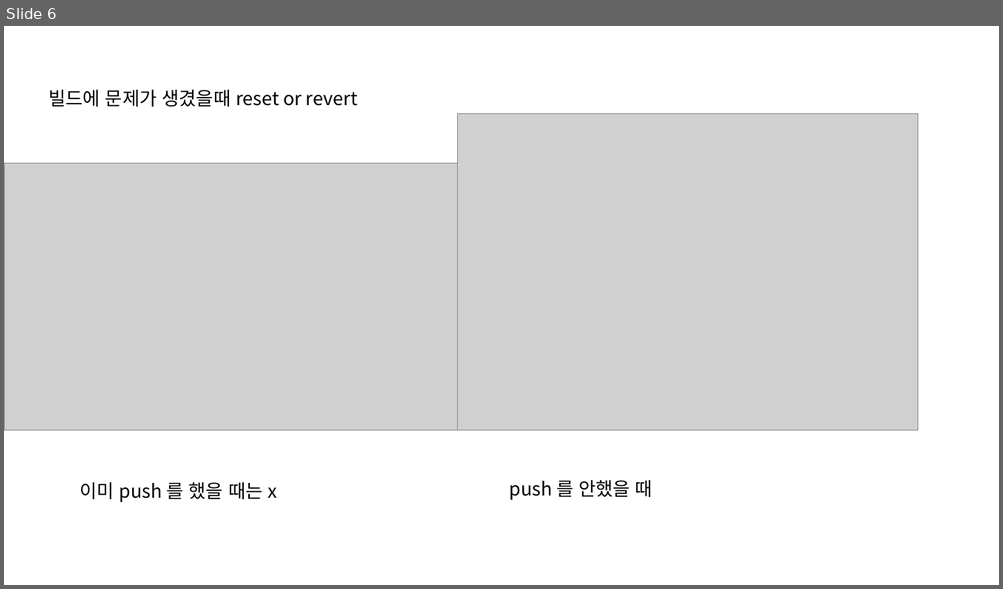
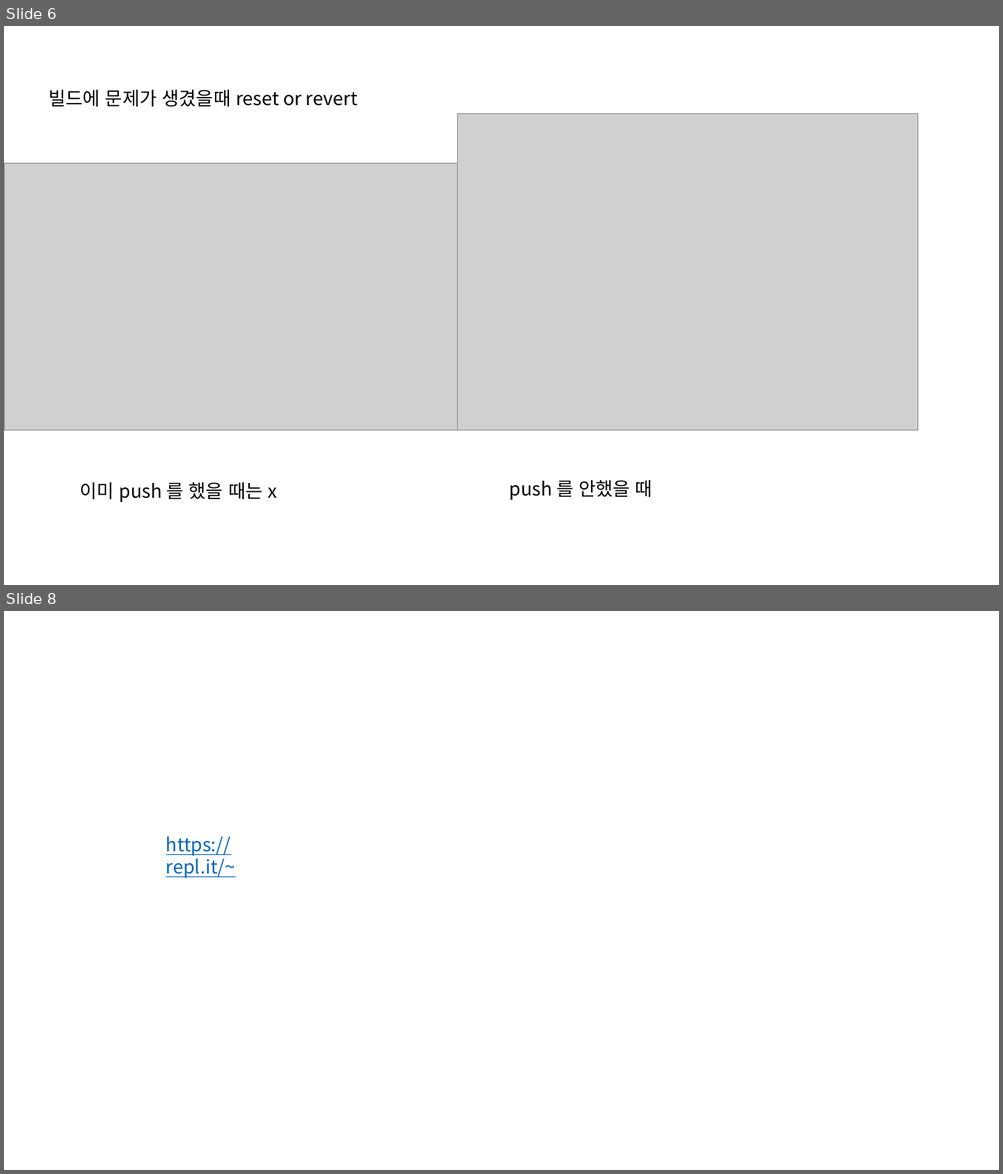
Before and after one commit to tjddms622/c_diary, a slide deck: git hub ori.pptx. Shown one above the other, each under a label of ours: slide 6 before the commit, slides 6 and 8 after it; the slides between them are not shown. The pictures are 1003x589 and 1003x1174 pixels, drawn with LibreOffice and Linux fonts; fonts in the diff are those of the drawing; grey boxes stand for pictures. Boxes give left, top, right and bottom in pixels: in the first picture for what was removed or moved away, otherwise in the second. Text is boxed around its words. In the diff, an @@ line names an element or a change of style, - is before the commit and + after.

```diff
--- a/git hub ori.pptx
+++ b/git hub ori.pptx
@@ slide 8 added at (x1=4, y1=611, x2=999, y2=1170), background #FFFFFF @@
@@ text added at (x1=166, y1=837, x2=236, y2=878), 18 pt, text #0563C1, underline @@
+https://repl.it/~
```
Also in this commit, not shown: 1 other slide added.
